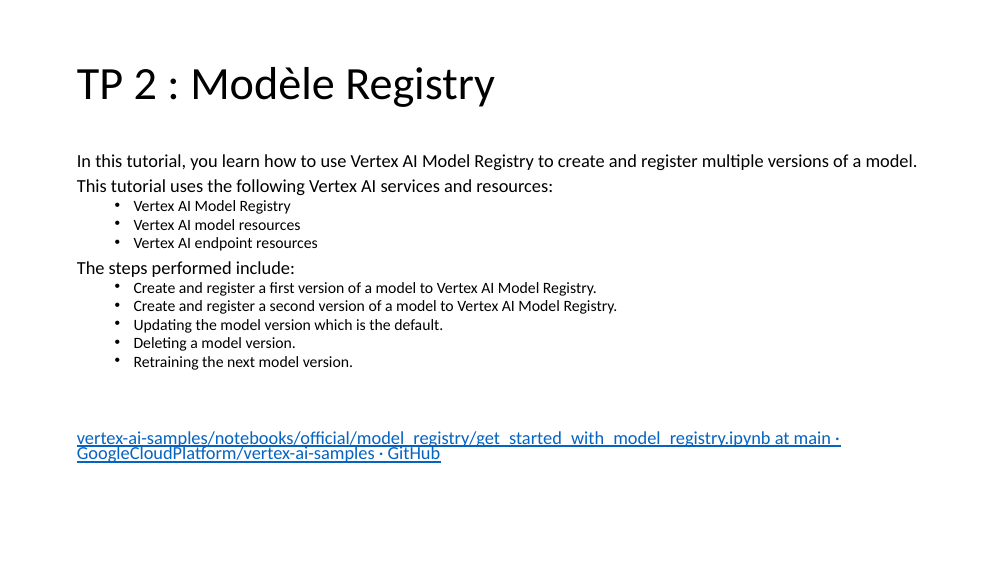
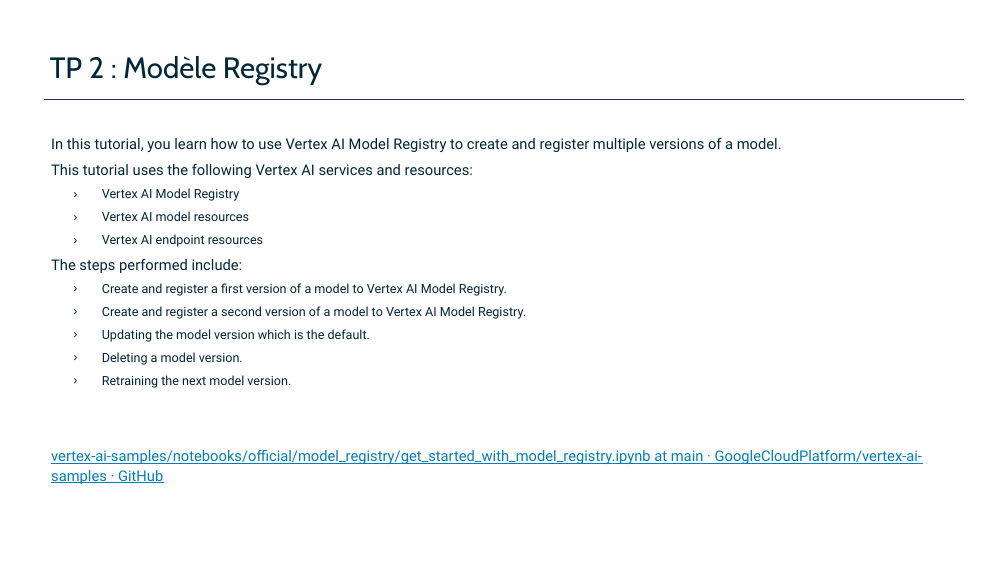
Before and after one commit to plperez626/MLOps-Introductory-Course-on-GCP, a slide deck: slide 12 of slides/2_flowml-on-gcp/gcp_mlops_vertexai_supaero.pptx (slide 13 before the commit). Drawn at 1008x567 pixels with LibreOffice and Linux fonts; fonts in the diff are those of the drawing; background and template pictures are left out. Boxes give left, top, right and bottom in pixels: in the first picture for what was removed or moved away, otherwise in the second. Text is boxed around its words. In the diff, an @@ line names an element or a change of style, - is before the commit and + after.

```diff
--- a/slides/2_flowml-on-gcp/gcp_mlops_vertexai_supaero.pptx
+++ b/slides/2_flowml-on-gcp/gcp_mlops_vertexai_supaero.pptx
@@ title "TP 2 : Modèle Registry": place and size @@
-title "TP 2 : Modèle Registry" at [77,67,495,107]
+title "TP 2 : Modèle Registry" at [50,56,322,85]
@@ title "TP 2 : Modèle Registry" at [50,56,322,85]: size 44 to 28 pt, font Calibri to Cabin, text colour #000000 to #00263A; line spacing 0.9 to 1; vertical alignment middle to bottom @@
@@ line added from (44, 99) to (965, 99), #273457 0.5 pt @@
@@ text "In this tutorial, you learn ...": place and size @@
-text "In this tutorial, you learn ..." at [77,154,918,463]
+text "In this tutorial, you learn ..." at [51,138,922,484]
@@ text "In this tutorial, you learn ..." at [51,138,922,484]: size 17.5 to 14 pt in "In this tutorial, you learn how to ...", "This tutorial uses the following Vertex AI ...", "The steps performed include:", "vertex-ai-samples/notebooks/official/model_registry/get_star ..."; font Calibri to Roboto; text colour #000000 to #00263A in "In this tutorial, you learn how to ...", "This tutorial uses the following Vertex AI ...", "Vertex AI Model Registry", "Vertex AI model resources" and 7 more places; size 15 to 12 pt in "Vertex AI Model Registry", "Vertex AI model resources", "Vertex AI endpoint resources", "Create and register a first version of ..." and 4 more places; text colour #0563C1 to #007DBA in "vertex-ai-samples/notebooks/official/model_registry/get_star ..."; line spacing 0.7 to 1.1; less space between paragraphs; bullet • to ›; more space between paragraphs @@
@@ text added at [51,450,651,464], 12 pt, text #FFFFFF @@
+2025 | ©HeadMind Partners AI & Blockchain | Confidentiel
```
Also in this commit, not shown: 6 other slides changed, 8 slides added, 9 slides removed.
